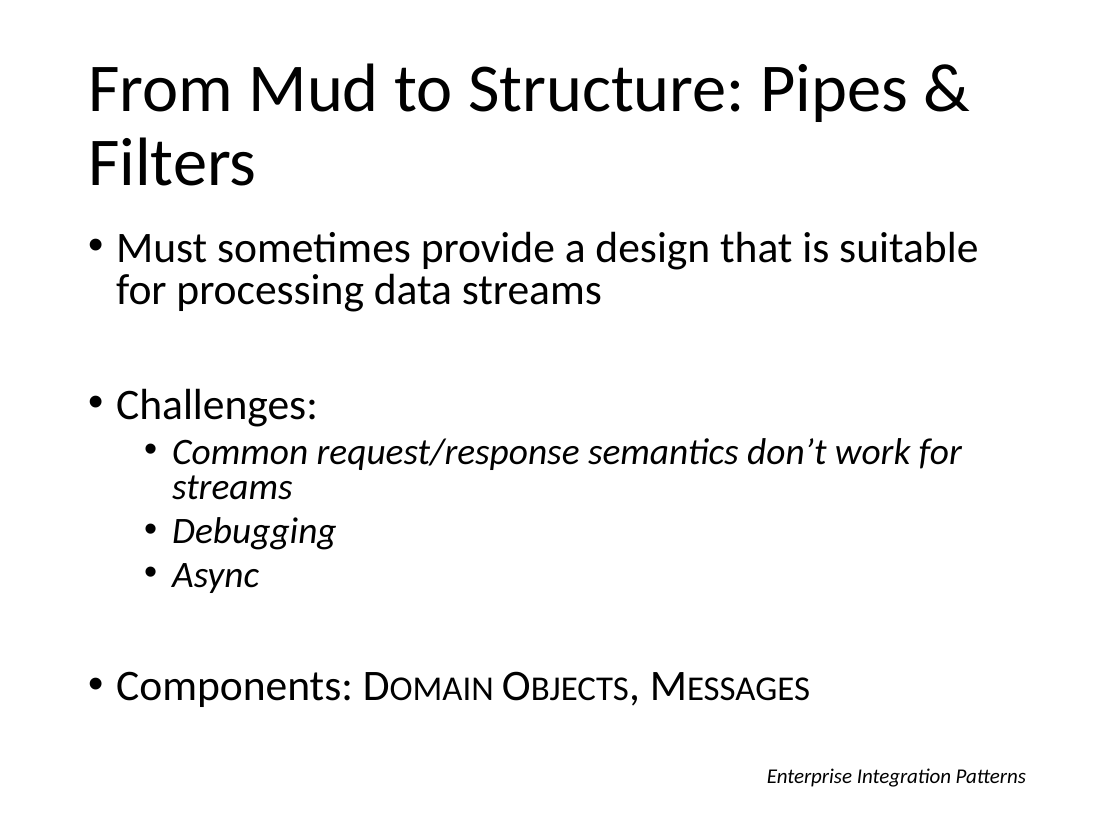
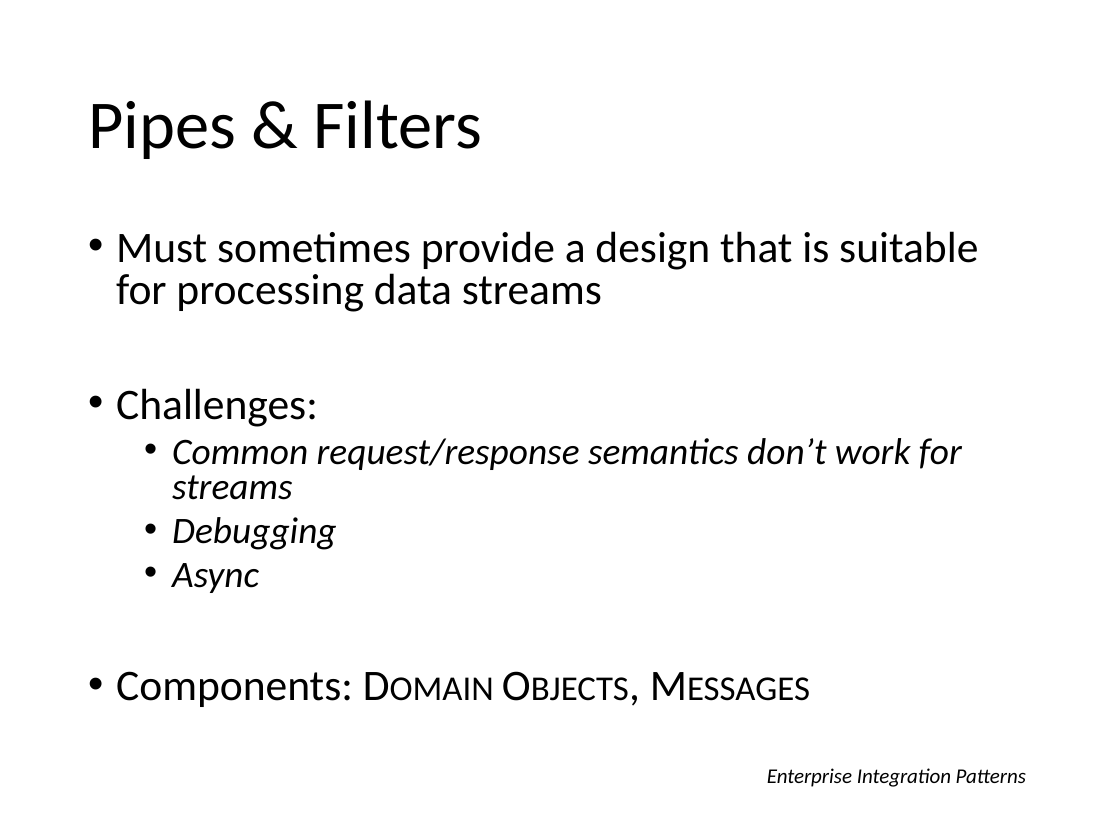
Before and after one commit to itascode/SU_SEGR_5240_18SQ, a slide deck: slide 19 of 03 - Patterns of Software Architecture.pptx (slide 18 before the commit). Drawn at 1120x840 pixels with LibreOffice and Linux fonts; fonts in the diff are those of the drawing. Boxes give left, top, right and bottom in pixels: in the first picture for what was removed or moved away, otherwise in the second. Text is boxed around its words. In the diff, an @@ line names an element or a change of style, - is before the commit and + after.

```diff
--- a/03 - Patterns of Software Architecture.pptx
+++ b/03 - Patterns of Software Architecture.pptx
@@ title at (x1=88, y1=100, x2=481, y2=159): text changed @@
-From Mud to Structure: Pipes & Filters
+Pipes & Filters
```
Also in this commit, not shown: 13 other slides changed, 2 slides added, 1 slide removed.
